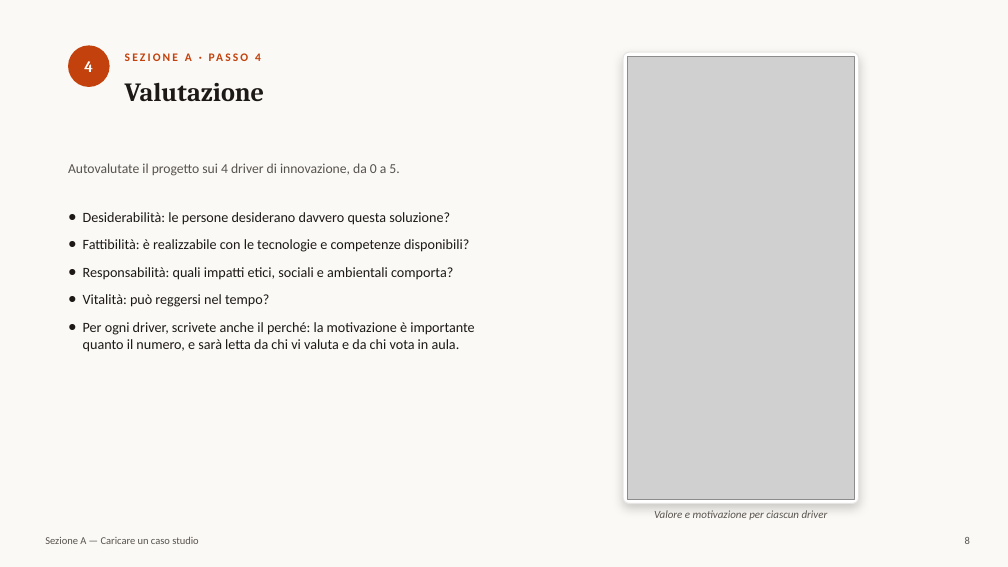
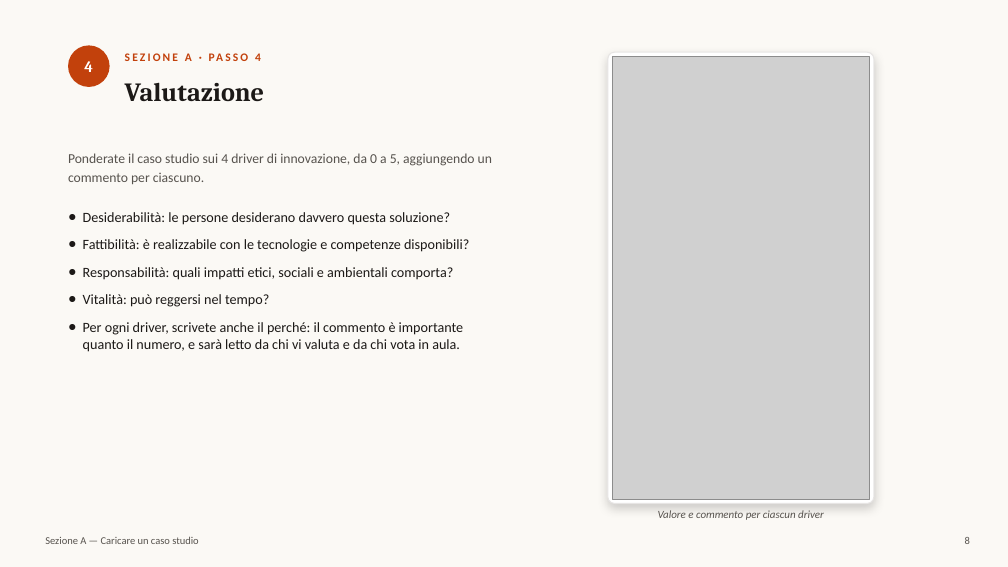
Before and after one commit to leonardomoiso-wq/design3v3, a slide deck: slide 8 of public/manuali/manuale-design-case-studies.pptx. Drawn at 1008x567 pixels with LibreOffice and Linux fonts; fonts in the diff are those of the drawing; grey boxes stand for pictures. Boxes give left, top, right and bottom in pixels: in the first picture for what was removed or moved away, otherwise in the second. Text is boxed around its words. In the diff, an @@ line names an element or a change of style, - is before the commit and + after.

```diff
--- a/public/manuali/manuale-design-case-studies.pptx
+++ b/public/manuali/manuale-design-case-studies.pptx
@@ rounded rectangle: place and size @@
-rounded rectangle at (623, 52, 859, 504)
+rounded rectangle at (608, 52, 874, 504)
@@ picture: place and size @@
-picture at (628, 57, 854, 499)
+picture at (613, 57, 870, 499)
@@ text at (68, 153, 492, 184): text changed @@
-Autovalutate il progetto sui 4 driver di innovazione, da 0 a 5.
+Ponderate il caso studio sui 4 driver di innovazione, da 0 a 5, aggiungendo un commento per ciascuno.
@@ text at (83, 322, 463, 352): text changed @@
-● Per ogni driver, scrivete anche il perché: la motivazione è importante quanto il numero, e sarà letta da chi vi valuta e da chi vota in aula.
+● Per ogni driver, scrivete anche il perché: il commento è importante quanto il numero, e sarà letto da chi vi valuta e da chi vota in aula.
@@ text at (658, 510, 824, 520): text changed @@
-Valore e motivazione per ciascun driver
+Valore e commento per ciascun driver
```
Also in this commit, not shown: 13 other slides changed, 5 other files.
